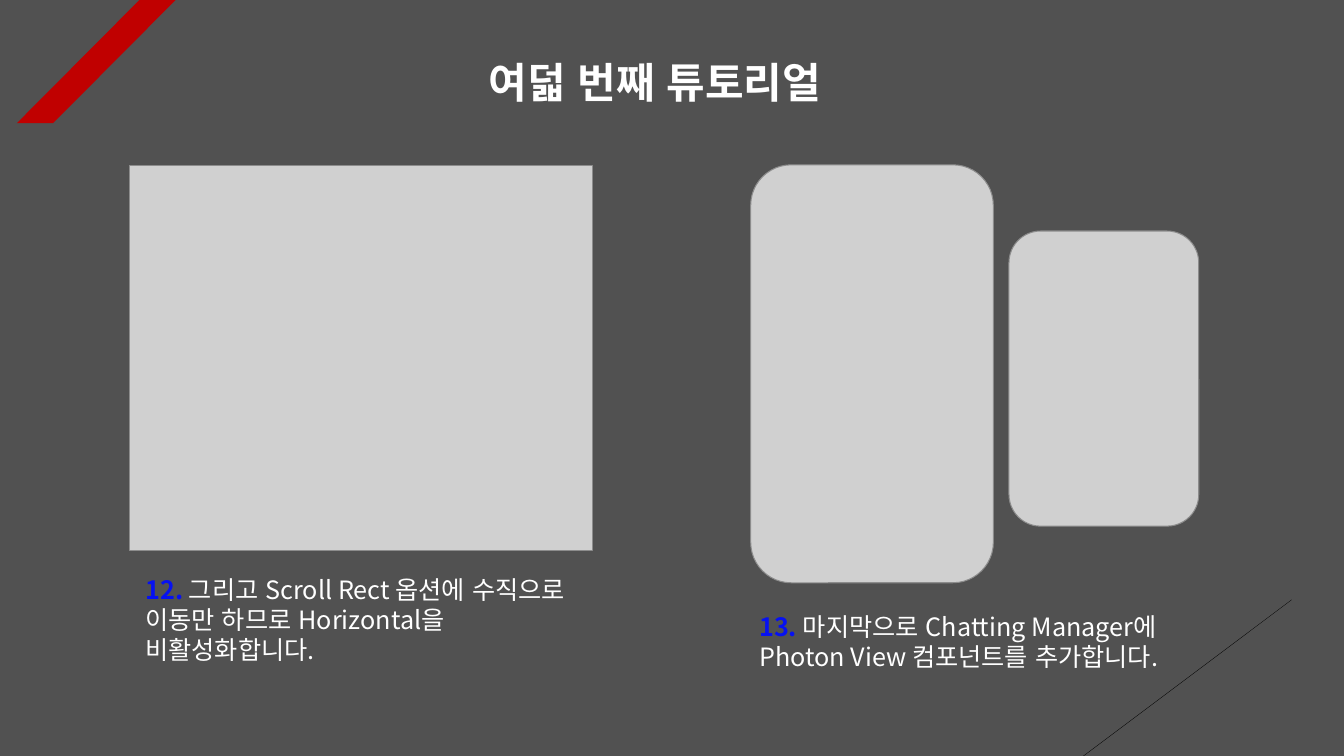
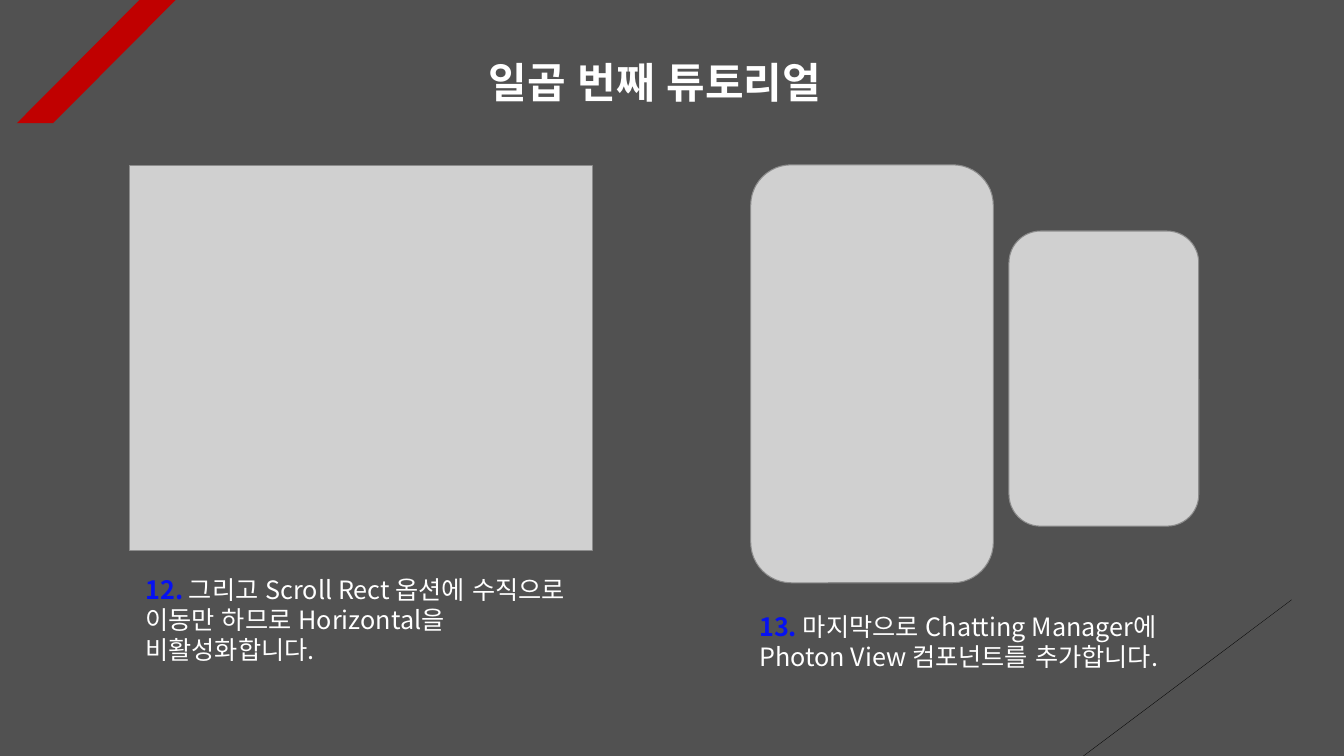
Before and after one commit to Unity2033/3D-UnityEngine, a slide deck: slide 8 of Assets/Class/Photon Server/PPT Data/Photon RPC.pptx (slide 9 before the commit). Drawn at 1344x756 pixels with LibreOffice and Linux fonts; fonts in the diff are those of the drawing; grey boxes stand for pictures. Boxes give left, top, right and bottom in pixels: in the first picture for what was removed or moved away, otherwise in the second. Text is boxed around its words. In the diff, an @@ line names an element or a change of style, - is before the commit and + after.

```diff
--- a/Assets/Class/Photon Server/PPT Data/Photon RPC.pptx
+++ b/Assets/Class/Photon Server/PPT Data/Photon RPC.pptx
@@ text at bbox=[489, 63, 821, 102]: text changed @@
-여덟 번째 튜토리얼
+일곱 번째 튜토리얼
```
Also in this commit, not shown: 3 other slides changed, 1 slide removed, 21 other files.
